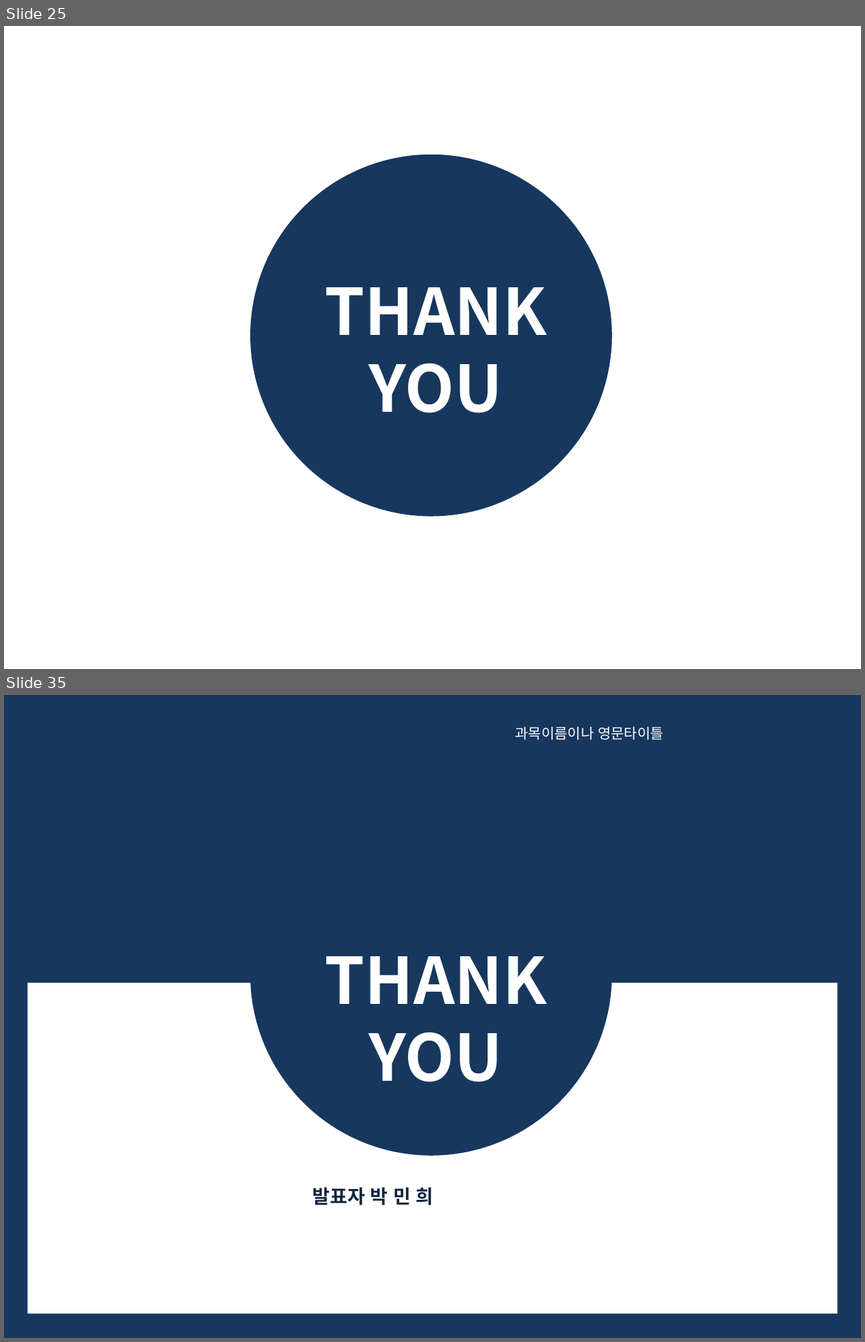
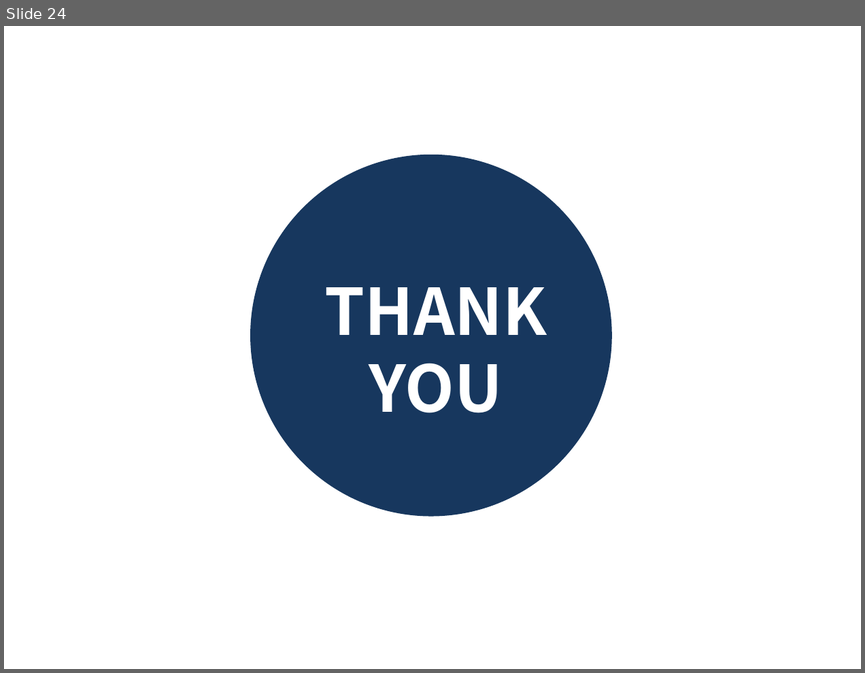
Before and after one commit to 201411108/Black-Android-app-for-eye, a slide deck: Document/발표PPT.pptx. Shown one above the other, each under a label of ours: slides 25 and 35 before the commit, slide 24 after it; the slides between them are not shown. The pictures are 865x1342 and 865x673 pixels, drawn with LibreOffice and Linux fonts; fonts in the diff are those of the drawing. Boxes give left, top, right and bottom in pixels: in the first picture for what was removed or moved away, otherwise in the second. Text is boxed around its words. In the diff, an @@ line names an element or a change of style, - is before the commit and + after.

```diff
--- a/Document/발표PPT.pptx
+++ b/Document/발표PPT.pptx
@@ slide 35 removed at bbox=[4, 695, 861, 1338], background #17375E @@
@@ text removed at bbox=[515, 726, 663, 740] @@
-과목이름이나 영문타이틀
@@ ellipse removed at bbox=[250, 794, 611, 1155] @@
@@ text removed at bbox=[325, 956, 547, 1082] @@
-THANK
-YOU
@@ rectangle removed at bbox=[28, 983, 838, 1314] @@
@@ text removed at bbox=[313, 1187, 434, 1205] @@
-발표자 박 민 희
@@ what was slide 25 is now slide 24 @@
```
Also in this commit, not shown: 13 slides changed, 10 other slides removed.
